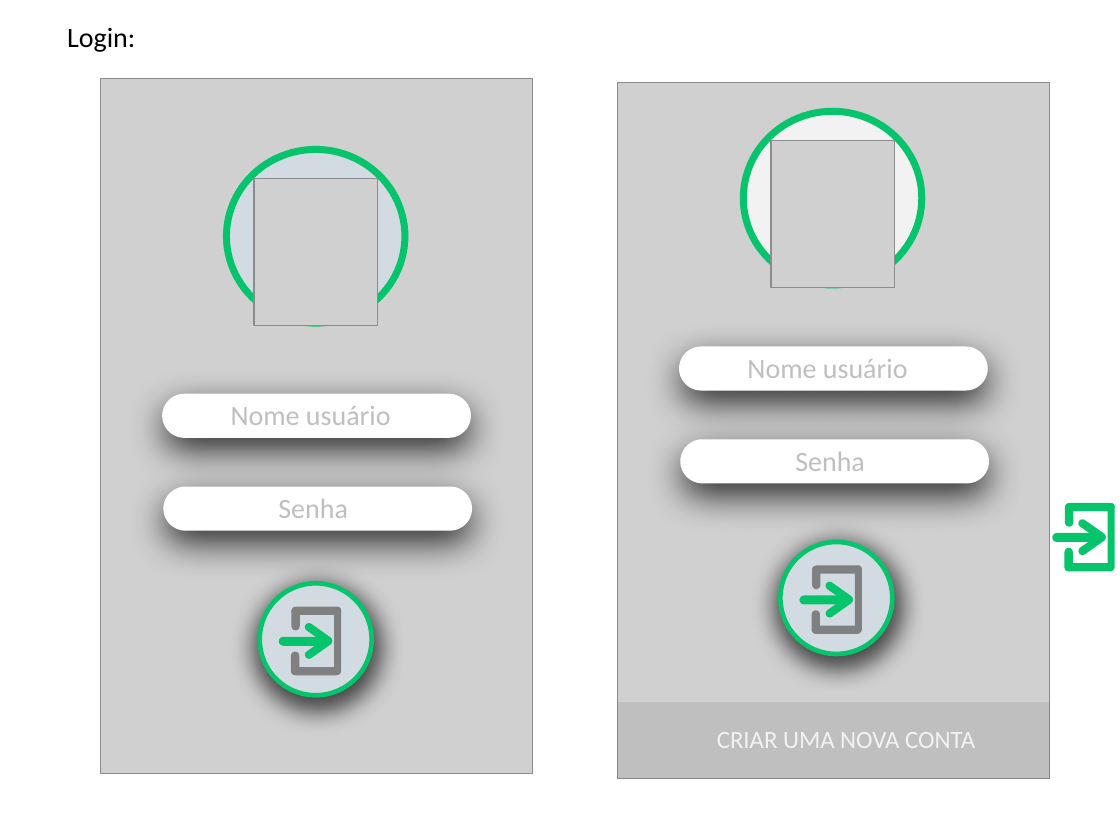
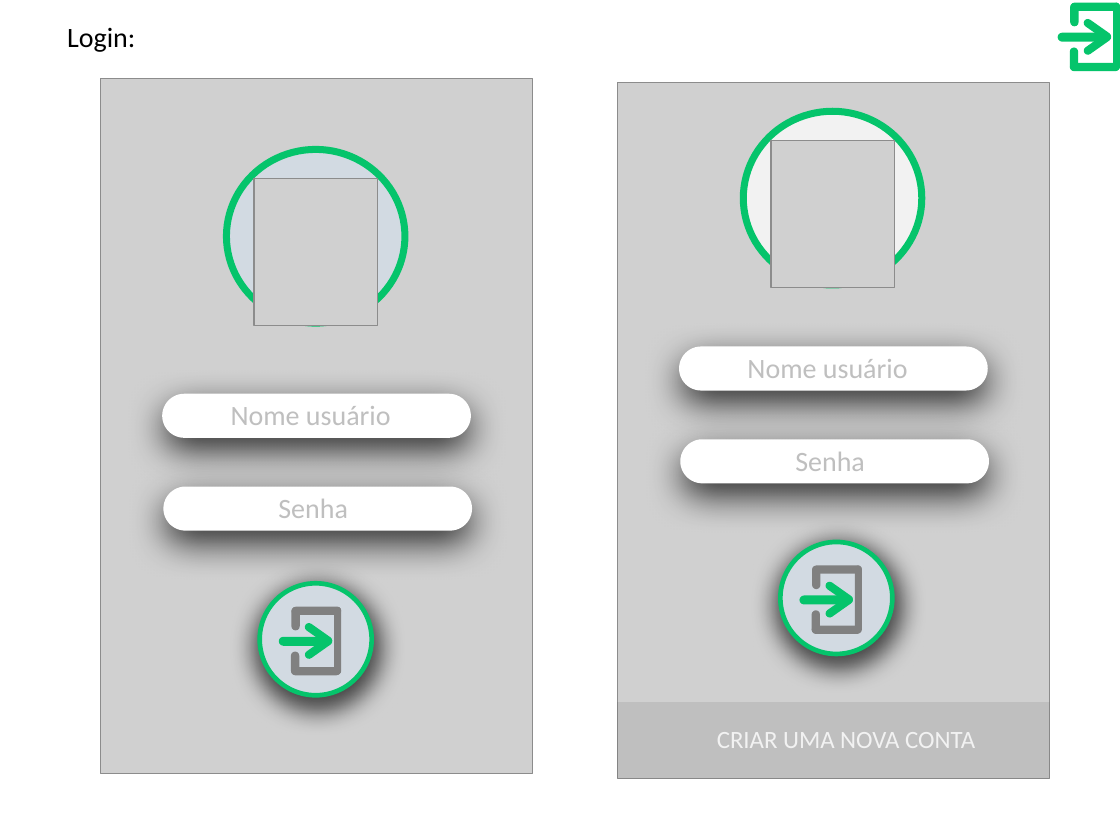
Before and after one commit to DudaElias/NewLife, a slide deck: slide 1 of design.pptx. Drawn at 1120x840 pixels with LibreOffice and Linux fonts; fonts in the diff are those of the drawing; grey boxes stand for pictures. Boxes give left, top, right and bottom in pixels: in the first picture for what was removed or moved away, otherwise in the second. Text is boxed around its words. In the diff, an @@ line names an element or a change of style, - is before the commit and + after.

```diff
--- a/design.pptx
+++ b/design.pptx
@@ 8 rounded rectangles moved together from (x1=1053, y1=503, x2=1114, y2=571) to (x1=1057, y1=2, x2=1120, y2=71) @@
```
Also in this commit, not shown: 2 slides added.
